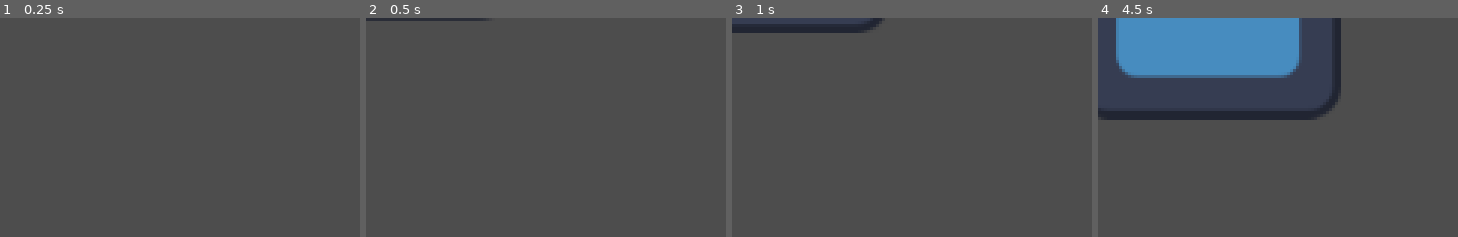
Above: before the commit, frames 1-4 (left to right).
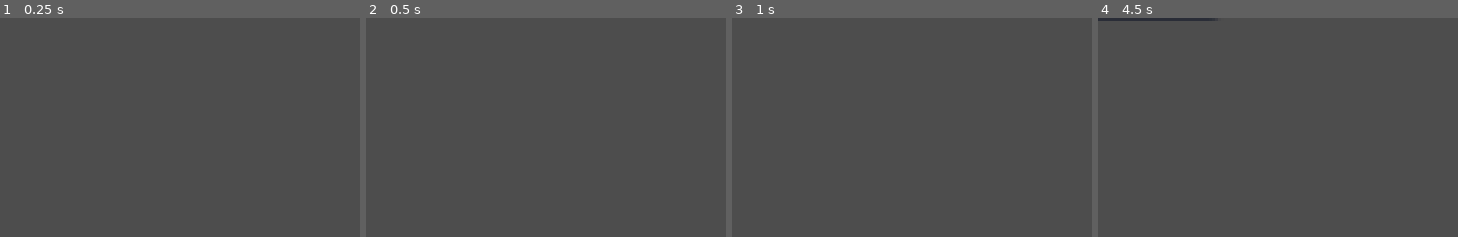
Above: after the commit, the same moments.

Repository: billystein25/GlobalGameJam2026
Game: Godot game, scene res://scenes/enemy.tscn
Two runs of this game, one before a commit and one after it. Both use one fixed random seed, a clock stepped at 60 frames per second and the inputs below. The engine's default icon, where the game draws it, is replaced by a stand-in: a white triangle on a blue panel in a dark square.
Inputs:
- Up to frame 1 (0.25 s): no input
- Up to frame 2 (0.5 s): no input
- Up to frame 3 (1 s): tap Enter at 0.5 s
- Up to frame 4 (4.5 s): tap Space at 1.25 s; tap Enter at 2.75 s

Frame 1 is identical in both runs. In frame 2, 0.5% of the frame differs, in the area x 0-34%, y 0-2%; in frame 3, 1.7%; in frame 4, 19%, in the area x 0-68%, y 0-47%.

Commit message:
changed how enemies work

Diff:
--- /dev/null
+++ b/scenes/enemies/enemies_resource.gd
@@ -0,0 +1,17 @@
+class_name Enemy_resource
+extends Resource
+
+@export var bullet: Bullet
+@export_group("Enemy Properties")
+@export var health: float = 100.0
+@export var power: float = 100.0
+@export var rank: int = 1
+## Only works when [member shot_type] is [constant ShotType.SHOTGUN].
+@export var speed: float = 100.0
+
+## In degrees
+@export_group("Child Properties")
+@export var collision_box: Shape2D = CircleShape2D.new()
+@export var texture: Texture = load("res://icon.svg")
+
+# *************************************
--- a/scenes/enemy.gd
+++ b/scenes/enemy.gd
@@ -1,3 +1,4 @@
+class_name Enemy
 extends CharacterBody2D
 
 var isAlive = true
@@ -10,15 +11,16 @@
 
 
 #exports
-@export var Bullet: Bullet
+@export var enemy_resource: Enemy_resource
+
 var knockback = Vector2.ZERO
 
+@onready var health = enemy_resource.health
+@onready var power = enemy_resource.power
+@onready var movementspeed = enemy_resource.speed
+@onready var currentspeed = 0
 
-@export var knockback_recovery = 1
-@export var health = 100
-@export var power = 100
-@export var movementspeed = 100
-@export var currentspeed = 10
+
 
 func _physics_process(delta: float) -> void:
 
@@ -26,14 +28,15 @@
 		if health <=0:
 			isAlive = false
 
-		knockback = knockback.move_toward(Vector2.ZERO, knockback_recovery)
+		#knockback = knockback.move_toward(Vector2.ZERO, knockback_recovery)
 		var direction = global_position.direction_to(Vector2(100,100))
-		velocity = delta * currentspeed * direction * movementspeed
+		velocity = delta * direction * movementspeed
 		velocity += knockback
 		animsprite.flip_h = direction.x > 0
 
 		move_and_slide()
 
+		knockback = Vector2.ZERO
 
 func anim():
 	if !isAlive:
@@ -49,4 +52,4 @@
 func got_hit(currentBullet: Bullet, bullet_direction):
 	health -= currentBullet.damage
 	snd_hit.play()
-	knockback = bullet_direction * 10
+	knockback = bullet_direction * 10000
--- a/scenes/enemy.tscn
+++ b/scenes/enemy.tscn
@@ -1,8 +1,19 @@
 [gd_scene format=3 uid="uid://bi38a0e7ae2gf"]
 
 [ext_resource type="Script" uid="uid://brji3tr5c2soj" path="res://scenes/enemy.gd" id="1_7p1mj"]
+[ext_resource type="Script" uid="uid://bmi2be76ohiii" path="res://scenes/enemies/enemies_resource.gd" id="2_c4w8v"]
 [ext_resource type="Texture2D" uid="uid://cux0kyit1ob7o" path="res://icon.svg" id="2_md0e3"]
 [ext_resource type="AudioStream" uid="uid://cpqwndb4sj1f3" path="res://custom resources/Blip.wav" id="3_4ra3w"]
+[ext_resource type="Script" uid="uid://8jhmqy4er0c1" path="res://custom resources/bullet.gd" id="3_xwavj"]
+
+[sub_resource type="Resource" id="Resource_c4w8v"]
+script = ExtResource("3_xwavj")
+metadata/_custom_type_script = "uid://8jhmqy4er0c1"
+
+[sub_resource type="Resource" id="Resource_xwavj"]
+script = ExtResource("2_c4w8v")
+bullet = SubResource("Resource_c4w8v")
+metadata/_custom_type_script = "uid://bmi2be76ohiii"
 
 [sub_resource type="CapsuleShape2D" id="CapsuleShape2D_md0e3"]
 radius = 68.0
@@ -11,6 +22,7 @@
 [node name="CharacterBody2D" type="CharacterBody2D" unique_id=1655233537]
 safe_margin = 9.144
 script = ExtResource("1_7p1mj")
+enemy_resource = SubResource("Resource_xwavj")
 
 [node name="Sprite2D" type="Sprite2D" parent="." unique_id=2134237476]
 position = Vector2(0, -69.25)
Not shown, added: scenes/enemies/enemies_resource.gd.uid
